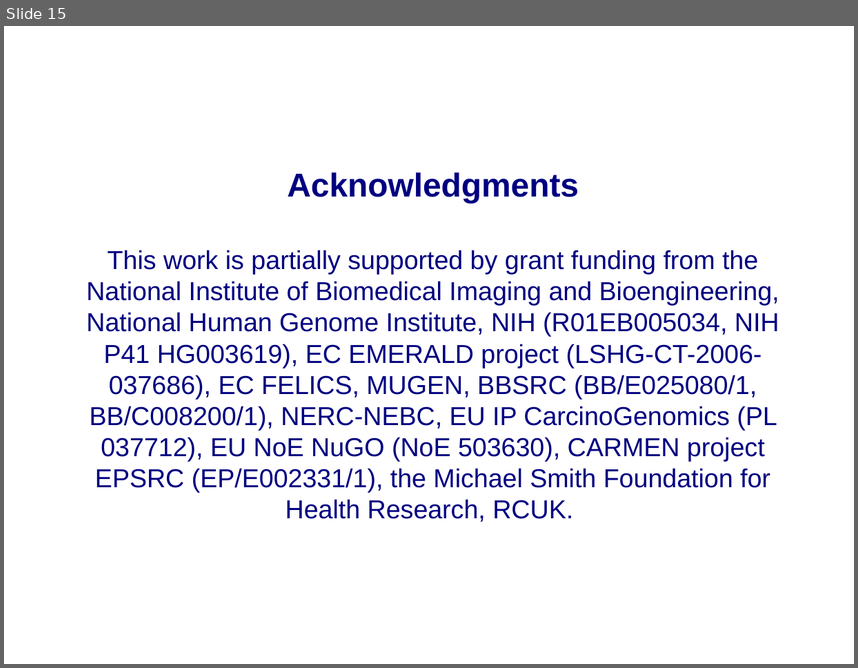
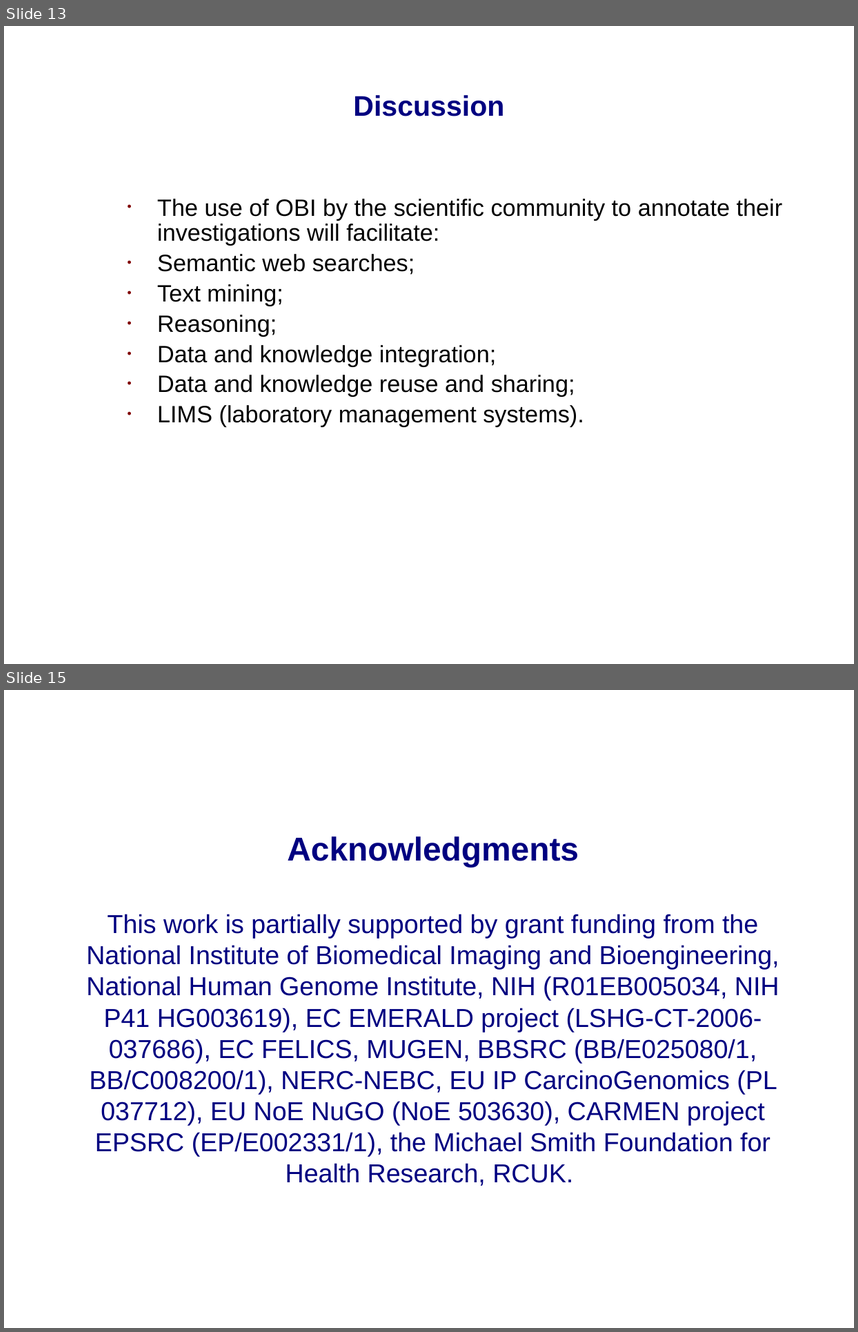
Before and after one commit to jamesaoverton/obi-backup, a slide deck: docs/papers/ISMB_2009/OBI-SIG.ppt. Shown one above the other, each under a label of ours: slide 15 before the commit, slides 13 and 15 after it; the slides between them are not shown. The pictures are 858x668 and 858x1332 pixels, drawn with LibreOffice and Linux fonts; fonts in the diff are those of the drawing; background and template pictures are left out. Boxes give left, top, right and bottom in pixels: in the first picture for what was removed or moved away, otherwise in the second. Text is boxed around its words. In the diff, an @@ line names an element or a change of style, - is before the commit and + after.

```diff
--- a/docs/papers/ISMB_2009/OBI-SIG.ppt
+++ b/docs/papers/ISMB_2009/OBI-SIG.ppt
@@ slide 13 added at (x1=4, y1=26, x2=854, y2=664), background picture (left out) @@
@@ title added at (x1=353, y1=95, x2=504, y2=116), 24 pt, text #000080, bold @@
+Discussion
@@ text added at (x1=157, y1=198, x2=783, y2=427), 20 pt, text #000000 @@
+• The use of OBI by the scientific community to annotate their investigations will facilitate:
+• Semantic web searches;
+• Text mining;
+• Reasoning;
+• Data and knowledge integration;
+• Data and knowledge reuse and sharing;
+• LIMS (laboratory management systems).
```
Also in this commit, not shown: 4 slides changed, 3 other slides added, 4 slides removed.
